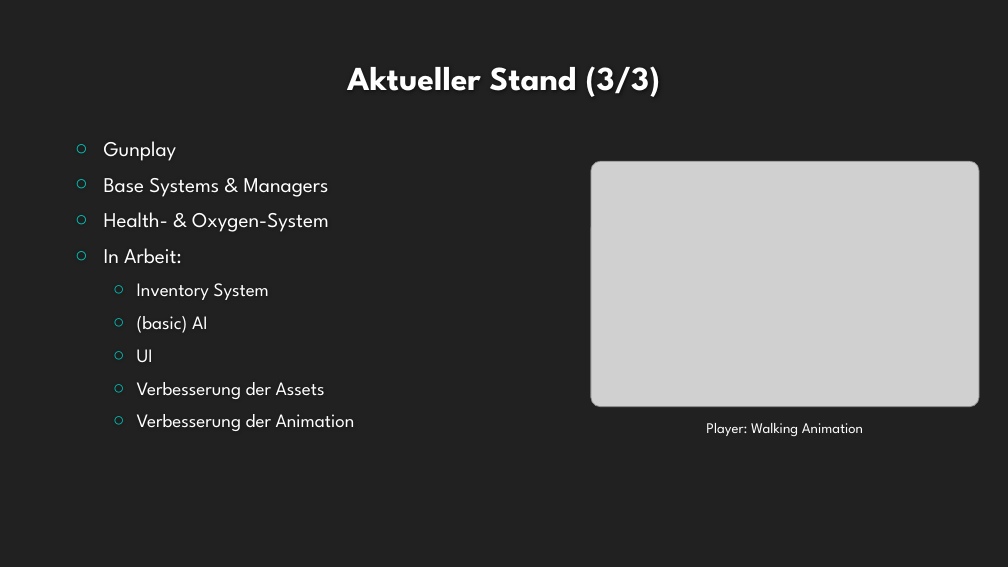
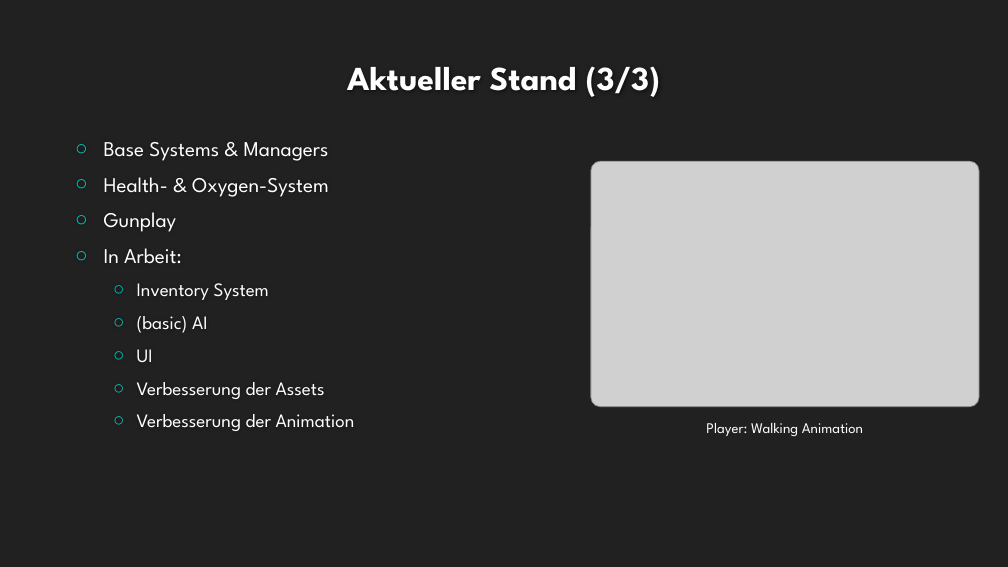
Before and after one commit to EmKaCe/DoctorWhy, a slide deck: slide 15 of Information/Präsentation.pptx. Drawn at 1008x567 pixels with LibreOffice and Linux fonts; fonts in the diff are those of the drawing; grey boxes stand for pictures; background and template pictures are left out. Boxes give left, top, right and bottom in pixels: in the first picture for what was removed or moved away, otherwise in the second. Text is boxed around its words. In the diff, an @@ line names an element or a change of style, - is before the commit and + after.

```diff
--- a/Information/Präsentation.pptx
+++ b/Information/Präsentation.pptx
@@ text at bbox=[104, 141, 177, 161]: paragraph removed @@
-○ Gunplay
@@ text at bbox=[104, 212, 177, 232]: paragraph added @@
+○ Gunplay
```
Also in this commit, not shown: 8 other slides changed.
